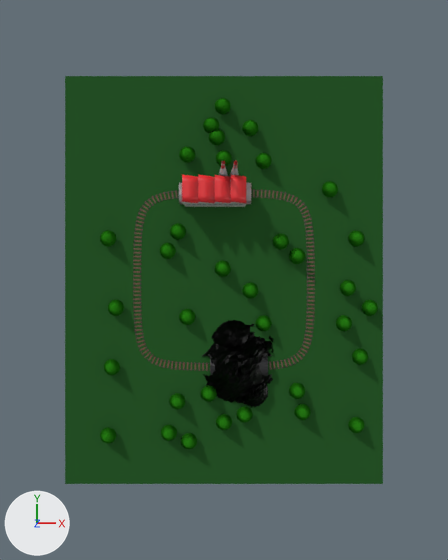
The Blender file trains.blend, before and after one commit.
One viewpoint serves both versions: a 50 mm lens placed at (0.0, 0.0, 359.0), pointed at (0.0, 0.0, 17.0). The lights are fixed; the arrows at lower left show +X, +Y and +Z.

Objects in the first picture: 'Cone.010', 'Grid', 'Grid.002', 'factory', 'grass', 'planks1'.
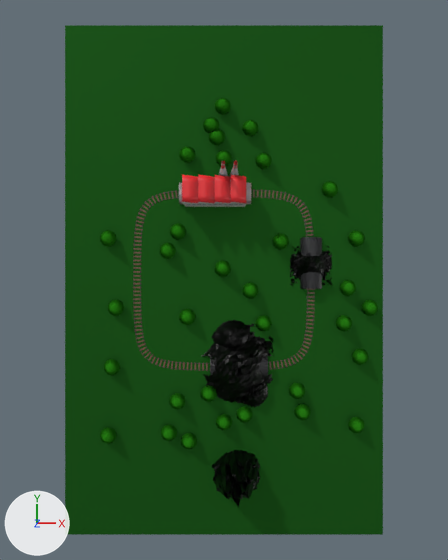
Changed parts and their boxes [x1, y1, x2, y2] in the pictures (448 x 560 px):
'grass', rescaled (25% taller)
    before: [65, 76, 383, 484]
    after: [65, 25, 383, 535]
'Grid.003', added
    after: [212, 450, 261, 507]
'Grid.004', added (black)
    after: [290, 246, 332, 285]
'cave-door.001', added (black)
    after: [300, 237, 322, 289]
'Cone.010', deleted
    before: [289, 248, 305, 264]

The edits, one by one:
Mesh me_grid_003 is new.
It has 625 vertices, 576 faces and spans x -17.5..17.5, y -17.5..17.5, z -4.3..21.3.
It uses material mat_coal_black (black #000000).
Mesh me_grid_001 is new.
It has 614 vertices, 541 faces and spans x -17.5..17.5, y -17.5..17.5, z -0.4..42.8.
It uses material mat_coal_black (black #000000).
Object 'grass' (ob_grass) is rescaled from (91.6, 118.0, 60.6) to (91.6, 147.0, 60.6).
Object 'Cone.010' (ob_cone_010) is deleted.
Object 'cave-door.001' (ob_cave_door_001) is new; it shows a copy of the mesh of ob_cave_door.
Its location is (50.2, 6.8, 1.6).
Its rotation in degrees is (-90, 90, 0).
Its scale is (-6.17, -6.17, -20.7).
Object 'Grid.004' (ob_grid_004) is new; it shows me_grid_003.
Its location is (50.1, 9.0, -0.3).
Its scale is (0.682, 0.682, 0.682).
Object 'Grid.003' (ob_grid_003) is new; it shows me_grid_001.
Its location is (7.7, -111.4, -9.1).
Its scale is (1.17, 1.17, 1.17).
